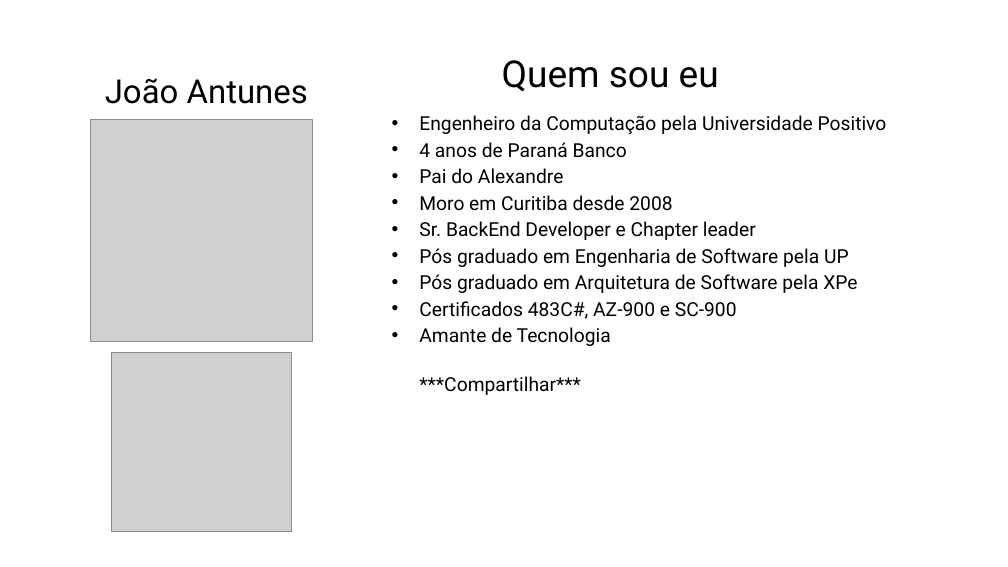
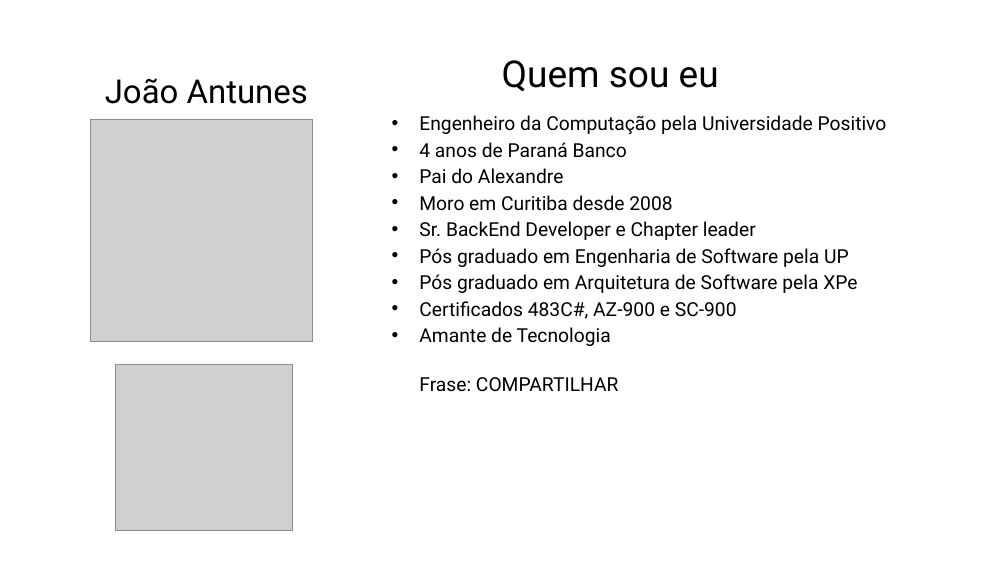
Before and after one commit to jpitapeva/azureopenai, a slide deck: slide 2 of AzureOpenAI.pptx. Drawn at 1008x567 pixels with LibreOffice and Linux fonts; fonts in the diff are those of the drawing; grey boxes stand for pictures; background and template pictures are left out. Boxes give left, top, right and bottom in pixels: in the first picture for what was removed or moved away, otherwise in the second. Text is boxed around its words. In the diff, an @@ line names an element or a change of style, - is before the commit and + after.

```diff
--- a/AzureOpenAI.pptx
+++ b/AzureOpenAI.pptx
@@ text at (419,327,619,392): text changed @@
-• Amante de Tecnologia
-  ***Compartilhar***
+• Amante de Tecnologia
+  Frase: COMPARTILHAR
@@ picture: place and size @@
-picture at (111,352,292,531)
+picture at (116,365,293,531)
```
Also in this commit, not shown: 6 other slides changed, 2 slides removed.
